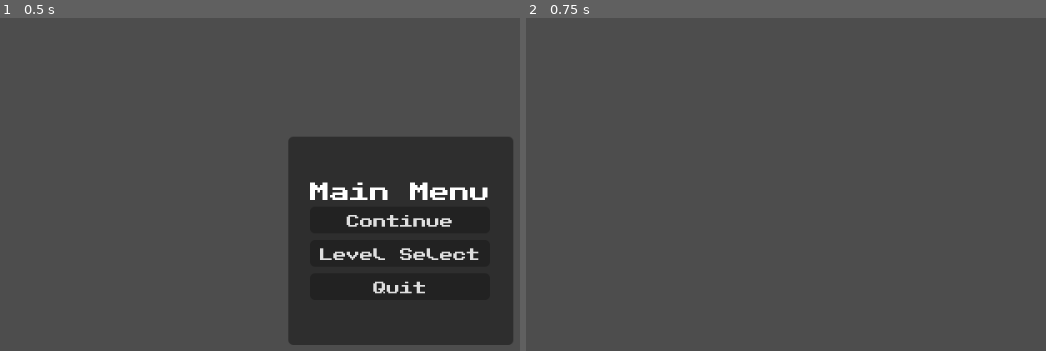
Above: before the commit, frames 1-2 (left to right).
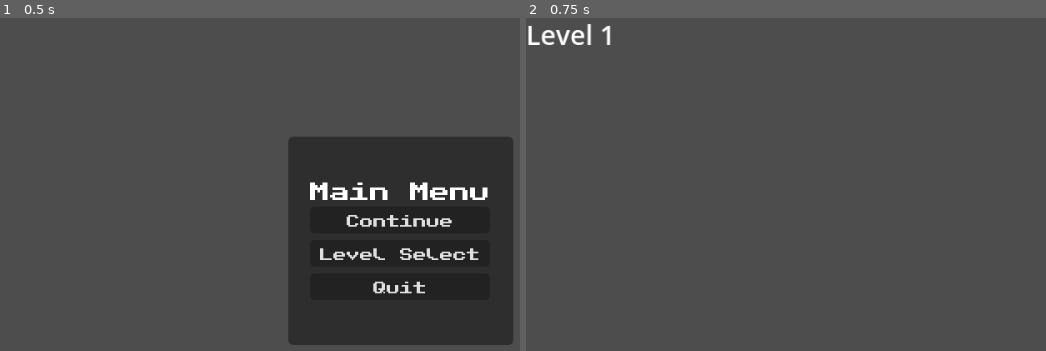
Above: after the commit, the same moments.

Repository: callumrann/gmtk-jam
Game: Godot game, scene res://scenes/main.tscn
Two runs of this game, one before a commit and one after it. Both use one fixed random seed, a clock stepped at 60 frames per second and the inputs below.
Inputs:
- Up to frame 1 (0.5 s): no input
- Up to frame 2 (0.75 s): click "Continue" at 0.5 s

Frame 1 is identical in both runs. In frame 2, 0.4% of the frame differs, in the area x 0-17%, y 1-9%.

Commit message:
feat: create level placeholders and basic level loader that communicates with level manager

Diff:
--- /dev/null
+++ b/scenes/levels/level1.tscn
@@ -0,0 +1,8 @@
+[gd_scene format=3 uid="uid://1vdkdmmfrkrk"]
+
+[node name="Level1" type="Node2D" unique_id=1431471405]
+
+[node name="Label" type="Label" parent="." unique_id=707268653]
+offset_right = 54.0
+offset_bottom = 23.0
+text = "Level 1"
--- /dev/null
+++ b/scenes/levels/level2.tscn
@@ -0,0 +1,8 @@
+[gd_scene format=3 uid="uid://72miqdcr5fm1"]
+
+[node name="Level2" type="Node2D" unique_id=1431471405]
+
+[node name="Label" type="Label" parent="." unique_id=707268653]
+offset_right = 54.0
+offset_bottom = 23.0
+text = "Level 2"
--- a/scenes/levels/levels_loader.tscn
+++ b/scenes/levels/levels_loader.tscn
@@ -1,3 +1,18 @@
 [gd_scene format=3 uid="uid://by0fqjhloenay"]
 
+[ext_resource type="Script" uid="uid://do5rw0ria2t3d" path="res://scripts/levels/levels_loader.gd" id="1_4vcrw"]
+
 [node name="LevelsLoader" type="Node2D" unique_id=2094749137]
+script = ExtResource("1_4vcrw")
+
+[node name="UI" type="Node2D" parent="." unique_id=2017187425]
+
+[node name="BackColour" type="CanvasLayer" parent="UI" unique_id=161673725]
+
+[node name="HUD" type="CanvasLayer" parent="UI" unique_id=740062671]
+
+[node name="LevelComplateMenu" type="CanvasLayer" parent="UI" unique_id=1837822900]
+
+[node name="PauseMenu" type="CanvasLayer" parent="UI" unique_id=1422244254]
+
+[node name="LevelContainer" type="Node2D" parent="." unique_id=277064604]
--- a/scripts/autoloads/level_manager.gd
+++ b/scripts/autoloads/level_manager.gd
@@ -1 +1,5 @@
-extends Node
+extends Node2D
+
+var levelsLoader: Node2D
+
+var current_level: int = 1
--- /dev/null
+++ b/scripts/levels/levels_loader.gd
@@ -0,0 +1,25 @@
+extends Node2D
+
+@onready var level_container: Node2D = $"LevelContainer"
+
+func _ready() -> void:
+	LevelManager.levelsLoader = self
+	load_level(LevelManager.current_level)
+
+var levels: Array[String] = [
+	"res://scenes/levels/level1.tscn","res://scenes/levels/level2.tscn",
+	]
+
+func load_level(level: int) -> void:
+	call_deferred("_do_load_level", level)
+
+func _do_load_level(level: int) -> void:
+	if level > levels.size():
+		SceneManager.show_scene("res://scenes/menus/game_finished.tscn")
+		return
+
+	for child in level_container.get_children():
+		child.queue_free()
+
+	var new_level = load(levels[level- 1]).instantiate()
+	level_container.add_child(new_level)
Not shown, added: scripts/levels/levels_loader.gd.uid
